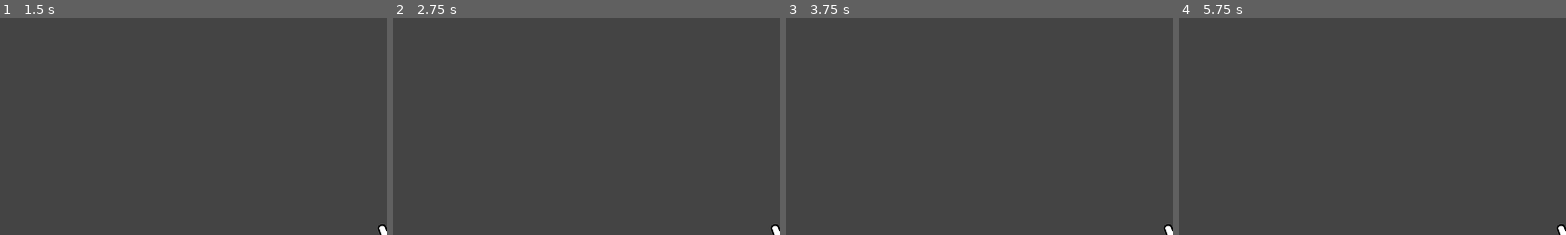
Above: before the commit, frames 1-4 (left to right).
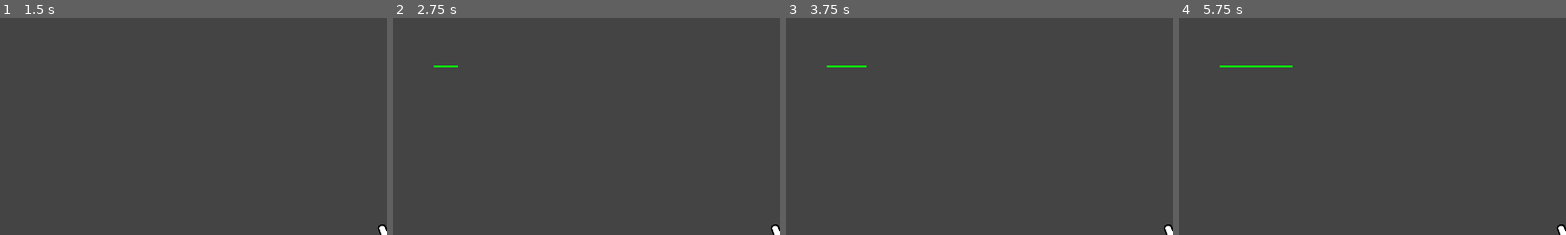
Above: after the commit, the same moments.

Repository: DogeMastr/machines-jam
Game: Godot game, scene res://scenes/test_level.tscn
Two runs of this game, one before a commit and one after it. Both use one fixed random seed, a clock stepped at 60 frames per second and the inputs below.
Inputs (mouse positions are % of the whole screen's width and height, from its top left):
- Up to frame 1 (1.5 s): tap Enter (ui_accept) at 0.5, 1.25 s; move the mouse to (55, 50) at 0.52 s; hold W (move_forward) from 0.53 s (still down); click (55, 50) at 0.67 s; tap Space (jump) at 0.77 s; move the mouse to (45, 50) at 1.27 s
- Up to frame 2 (2.75 s): keep holding W (move_forward); tap Space (jump) at 1.52 s; tap Enter (ui_accept) at 2 s; move the mouse to (52, 48) at 2.02 s
- Up to frame 3 (3.75 s): keep holding W (move_forward); tap Enter (ui_accept) at 2.75, 3.5 s; move the mouse to (49, 52) at 2.77 s; click (49, 52) at 2.92 s; tap Space (jump) at 3.02 s; move the mouse to (57, 51) at 3.52 s
- Up to frame 4 (5.75 s): keep holding W (move_forward); tap Space (jump) at 3.77, 4.52 s; tap Enter (ui_accept) at 4.25 s; move the mouse to (42, 49) at 4.27 s; move the mouse to (51, 50) at 5.02 s; click (51, 50) at 5.17 s
The pictures show only the part of the screen within x 0-50%, y 0-50%; the shares and areas given below are measured in that part.

Frame 1 is identical in both runs. In frame 2, less than 0.1% of the frame differs, in the area x 10-17%, y 21-23%; in frame 3, less than 0.1%; in frame 4, 0.2%, in the area x 10-30%, y 21-23%.

Commit message:
Player Reputation Graph

Diff:
--- a/project.godot
+++ b/project.godot
@@ -64,7 +64,8 @@
 }
 debug_console={
 "deadzone": 0.2,
-"events": []
+"events": [Object(InputEventKey,"resource_local_to_scene":false,"resource_name":"","device":-1,"window_id":0,"alt_pressed":false,"shift_pressed":false,"ctrl_pressed":false,"meta_pressed":false,"pressed":false,"keycode":0,"physical_keycode":4194437,"key_label":0,"unicode":43,"location":0,"echo":false,"script":null)
+]
 }
 
 [layer_names]
--- a/scenes/UI.tscn
+++ b/scenes/UI.tscn
@@ -4,6 +4,7 @@
 [ext_resource type="Script" uid="uid://cvnhud7p4ygc" path="res://scripts/ui.gd" id="1_ro3t7"]
 [ext_resource type="Texture2D" uid="uid://cybpwpqe55g0m" path="res://assets/sprites/crosshairs/hand_open.png" id="3_ua6yw"]
 [ext_resource type="Texture2D" uid="uid://cu6a0vhxjxauy" path="res://assets/sprites/crosshairs/hand_closed.png" id="4_75u2n"]
+[ext_resource type="Script" uid="uid://gynh40u7hpdk" path="res://scripts/health_graph.gd" id="5_75u2n"]
 
 [sub_resource type="SpriteFrames" id="SpriteFrames_3wlde"]
 animations = [{
@@ -22,19 +23,10 @@
 "speed": 5.0
 }]
 
-[node name="UI" type="Control" unique_id=1153108352]
-layout_mode = 3
-anchors_preset = 15
-anchor_right = 1.0
-anchor_bottom = 1.0
-grow_horizontal = 2
-grow_vertical = 2
-size_flags_horizontal = 3
-size_flags_vertical = 3
+[node name="UI" type="CanvasLayer" unique_id=1077784027]
 script = ExtResource("1_ro3t7")
 
 [node name="CenterContainer" type="CenterContainer" parent="." unique_id=1324503206]
-layout_mode = 1
 anchors_preset = 15
 anchor_right = 1.0
 anchor_bottom = 1.0
@@ -47,3 +39,17 @@
 [node name="Crosshair" type="AnimatedSprite2D" parent="CenterContainer/Control" unique_id=791928217]
 unique_name_in_owner = true
 sprite_frames = SubResource("SpriteFrames_3wlde")
+
+[node name="ReputationGraph" type="Control" parent="." unique_id=718140386]
+layout_mode = 3
+anchors_preset = 0
+offset_right = 40.0
+offset_bottom = 40.0
+script = ExtResource("5_75u2n")
+weight = 5
+
+[node name="UpdateTimer" type="Timer" parent="ReputationGraph" unique_id=1707487729]
+wait_time = 0.5
+autostart = true
+
+[connection signal="timeout" from="ReputationGraph/UpdateTimer" to="ReputationGraph" method="_on_update_timer_timeout"]
--- a/scripts/enemy/enemy_statemachine.gd
+++ b/scripts/enemy/enemy_statemachine.gd
@@ -21,4 +21,4 @@
 	if current_state:
 		current_state.physics_update(delta)
 
-	print(%Model/AnimationPlayer.current_animation)
+	#print(%Model/AnimationPlayer.current_animation)
--- a/scripts/eventbus.gd
+++ b/scripts/eventbus.gd
@@ -2,14 +2,16 @@
 
 var interactable_object = []
 
+var player_reputation := 10.0
+var max_reputation := 50
 # Called when the node enters the scene tree for the first time.
 func _ready() -> void:
 	pass # Replace with function body.
-
 
 # Called every frame. 'delta' is the elapsed time since the previous frame.
 func _process(delta: float) -> void:
 #	this button is numpad +
 	if Input.is_action_just_pressed("debug_console"):
 		print(interactable_object)
+		player_reputation = randf_range(0, max_reputation)
 	pass
--- /dev/null
+++ b/scripts/health_graph.gd
@@ -0,0 +1,45 @@
+extends Control
+
+var data_array := []
+
+# drawing a graph, value = y, index = x
+
+@export var xPos = 100
+@export var yPos = 100
+@export var width = 300
+@export var height = 100
+@export var weight = 10
+@export var colorUp = Color.GREEN
+@export var colorDown = Color.RED
+@export var steps = 15
+
+func _draw():
+	var line_set = []
+	var color_set = []
+	if data_array.size() < 2:
+		return
+	for n in data_array.size():
+		if n == data_array.size() -1:
+			break
+		var x1 = remap_range(n, 0, steps, xPos, xPos + width)
+		var y1 = remap_range(data_array[n], 0, Eventbus.max_reputation, yPos, yPos + height)
+
+		if data_array[n] < data_array[n+1]:
+			color_set.append(colorDown)
+		else:
+			color_set.append(colorUp)
+		line_set.append(Vector2(x1,y1))
+
+	draw_polyline_colors(line_set, color_set, weight)
+
+
+func _on_update_timer_timeout() -> void:
+	data_array.append(Eventbus.player_reputation)
+	#print(data_array)
+	queue_redraw()
+	if data_array.size() > 15:
+		data_array.pop_front()
+
+
+func remap_range(value: float, InputA: float, InputB: float, OutputA: float, OutputB: float):
+	return(value - InputA) / (InputB - InputA) * (OutputB - OutputA) + OutputA
--- a/scripts/ui.gd
+++ b/scripts/ui.gd
@@ -1,4 +1,4 @@
-extends Control
+extends CanvasLayer
 
 
 # Called when the node enters the scene tree for the first time.
Not shown, added: scripts/health_graph.gd.uid
